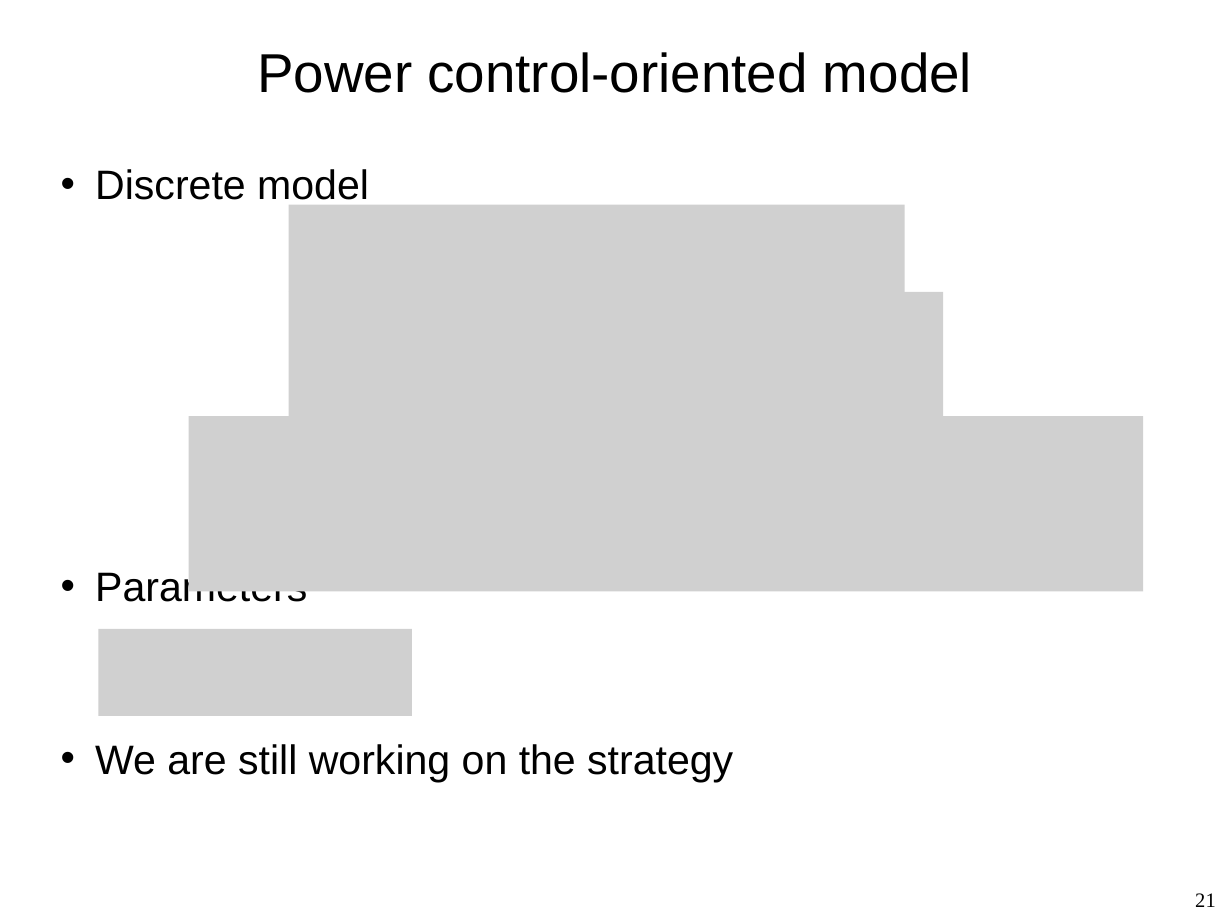
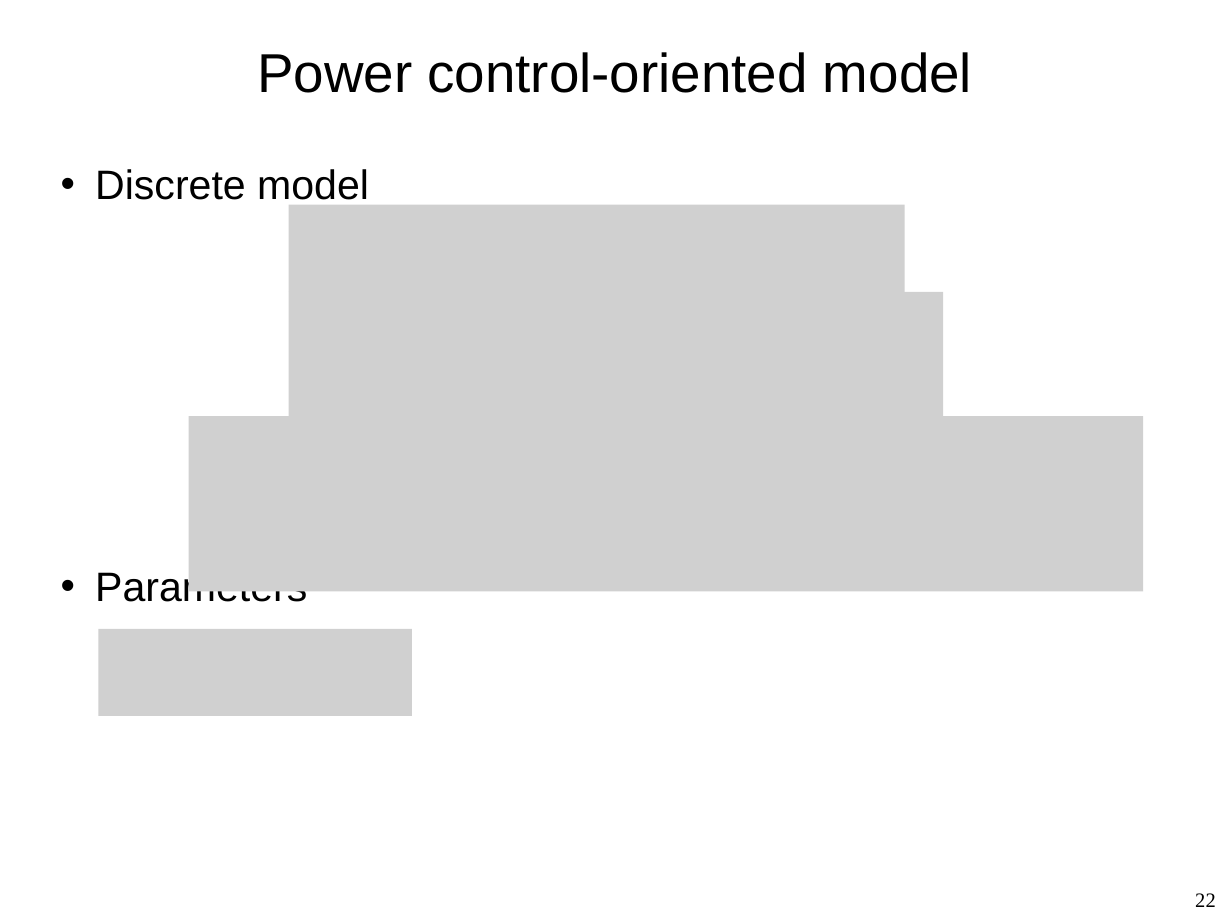
Before and after one commit to david54573/MPC-for-fuel-cell-hybrid-EMA, a slide deck: slide 22 of MVC2023_EMA.pptx (slide 21 before the commit). Drawn at 1232x924 pixels with LibreOffice and Linux fonts; fonts in the diff are those of the drawing; grey boxes stand for pictures; background and template pictures are left out. Boxes give left, top, right and bottom in pixels: in the first picture for what was removed or moved away, otherwise in the second. Text is boxed around its words. In the diff, an @@ line names an element or a change of style, - is before the commit and + after.

```diff
--- a/MVC2023_EMA.pptx
+++ b/MVC2023_EMA.pptx
@@ text at [95,744,733,782]: paragraph removed @@
-• We are still working on the strategy
@@ page number at [1195,893,1216,907]: text changed @@
-21
+22
```
Also in this commit, not shown: 2 other slides changed, 3 slides added, 1 other file.
